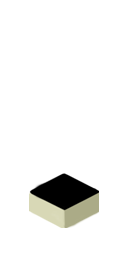
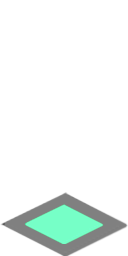
Revision of a layered 128px x 256px image; what changed, layer by layer:
hid group "Box0" (1 layers) over [29,173,99,228]
added group "Plate" with 4 layers above "Wall0" over [23,204,104,244]
added layer "Layer 4 copy 3" (65%) in group "Plate" over [23,204,104,244]
added layer "Layer 4 copy 2" in group "Plate" over [23,204,104,244]
showed "Floor0", painted on it over [0,192,128,256]
